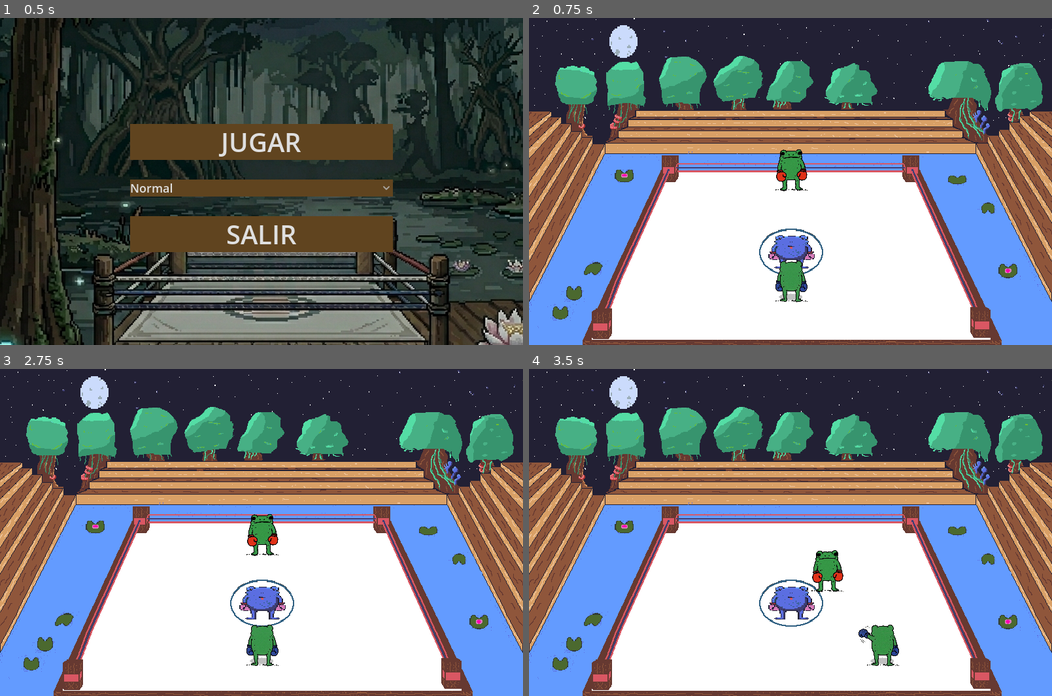
Above: before the commit, frames 1-4 (two rows, left to right).
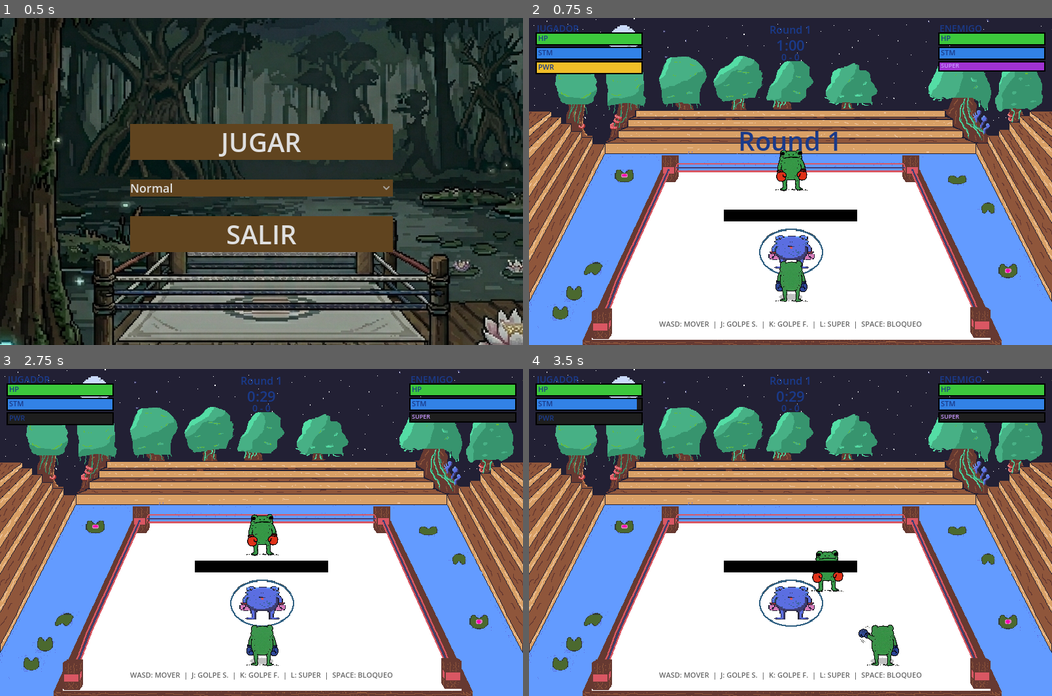
Above: after the commit, the same moments.

Repository: pperez227/GameJam_EA
Game: Godot game, scene res://scenes/Menu.tscn
The game is run twice, just before and just after one commit, with the same random seed, the same clock (stepped at 60 frames per second) and the same inputs. Sound files missing from this copy of the repository are replaced by a short silence.
Inputs:
- Up to frame 1 (0.5 s): no input
- Up to frame 2 (0.75 s): click "JUGAR" at 0.5 s
- Up to frame 3 (2.75 s): tap Enter at 1.25 s; hold D (move_right) 1.28-2.03 s; hold Space (block) 1.28-2.03 s; hold S (move_down) from 2.03 s (still down); tap Shift (dash) at 2.1 s
- Up to frame 4 (3.5 s): release S (move_down) at 2.78 s; hold D (move_right) from 2.78 s (still down); tap K (hard_attack) at 2.85 s

Frame 1 is identical in both runs. In frame 2, 6.8% of the frame differs, in the area x 1-99%, y 2-95%; in frame 3, 5.8%; in frame 4, 5.8%.
Error before the commit: Parse Error: Invalid argument for "_add_border()" function: argument 1 should be "Control" but is "res://scripts/hud.gd". (res://scripts/hud.gd:420)

Commit message:
arreglo bug

Diff:
--- a/scripts/hud.gd
+++ b/scripts/hud.gd
@@ -361,7 +361,7 @@
 	bar.color = color
 	return bar
 
-func _add_border(parent: Control, x: float, y: float, w: float, h: float) -> void:
+func _add_border(parent: Node, x: float, y: float, w: float, h: float) -> void:
 	var border: ColorRect = ColorRect.new()
 	border.position = Vector2(x - BORDER, y - BORDER)
 	border.size = Vector2(w + BORDER * 2, h + BORDER * 2)
